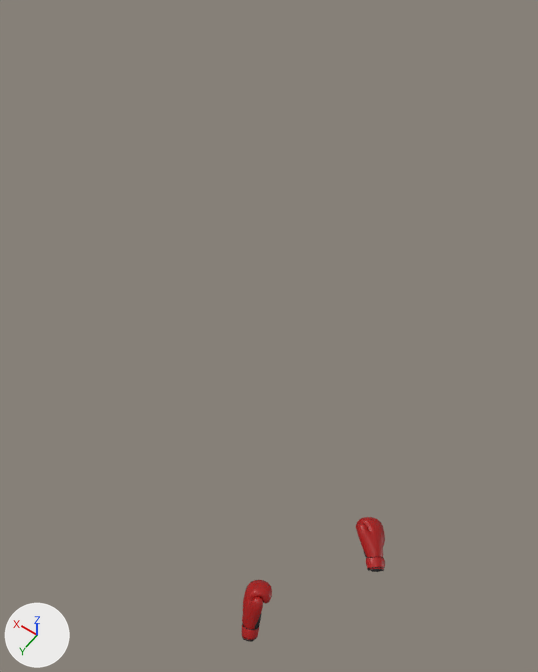
The COLLADA model ruckus/art.scnassets/stance.dae: old version first, new version second.
One viewpoint serves both versions: a 50 mm lens placed at (-0.83, 2.36, 3.04), pointed at (0.29, 0.79, 0.57). Every picture has the same lights, and +X, +Y and +Z are marked at lower left.

In view in the first picture: 'GLOVES', 'GLOVES_2'.
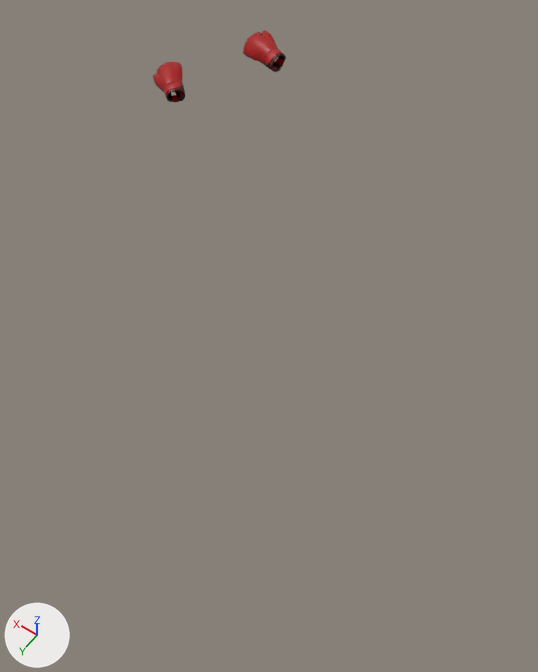
ob_leftempty is not drawn itself; it is the parent of ob_left.
ob_rightempty is not drawn itself; it is the parent of ob_right.

Location of each change, (x1, y1, x2, y2) in pixels of the pictures (538 x 672 px):
'GLOVES', moved, turned
    before: (242, 580, 272, 642)
    after: (243, 30, 286, 72)
'GLOVES_2', moved, turned
    before: (356, 517, 385, 572)
    after: (153, 62, 185, 102)
'BUR', moved, turned
    before: (242, 622, 260, 640)
    after: (264, 48, 285, 69)
'BUR_2', moved, turned
    before: (366, 557, 385, 570)
    after: (164, 82, 185, 102)

What changed in the scene script:
```text
Change ob_leftempty:
    ob_leftempty.location: (-0.213, 1.596, 0.0506) -> (0.909, -0.0243, 1.265)
    ob_leftempty.rotation_euler: (0.993, 0.599, -1.985) -> (0.595, 1.641, -1.324)  # degrees (57, 34, -114) -> degrees (34, 94, -76)
Change ob_rightempty:
    ob_rightempty.location: (-0.563, 1.186, -0.0934) -> (1.042, 0.39, 1.173)
    ob_rightempty.rotation_euler: (2.912, 0.506, 0.547) -> (-0.0491, 1.649, -2.37)  # degrees (167, 29, 31) -> degrees (-2.8, 94, -136)
```
